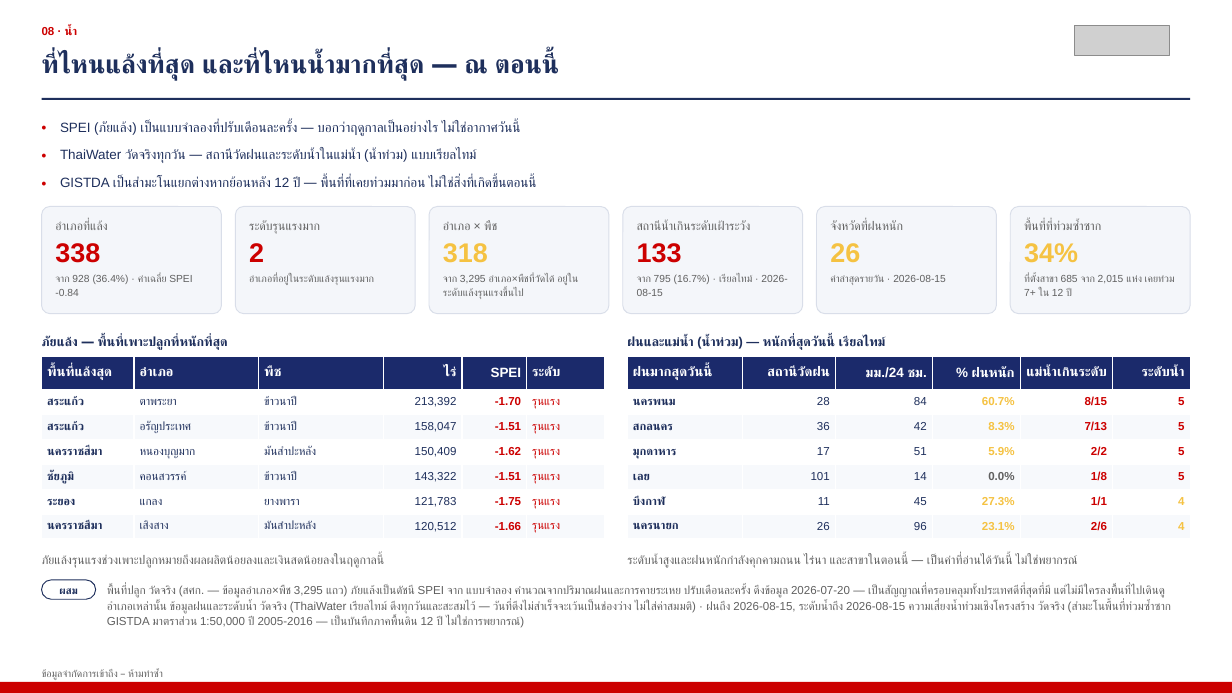
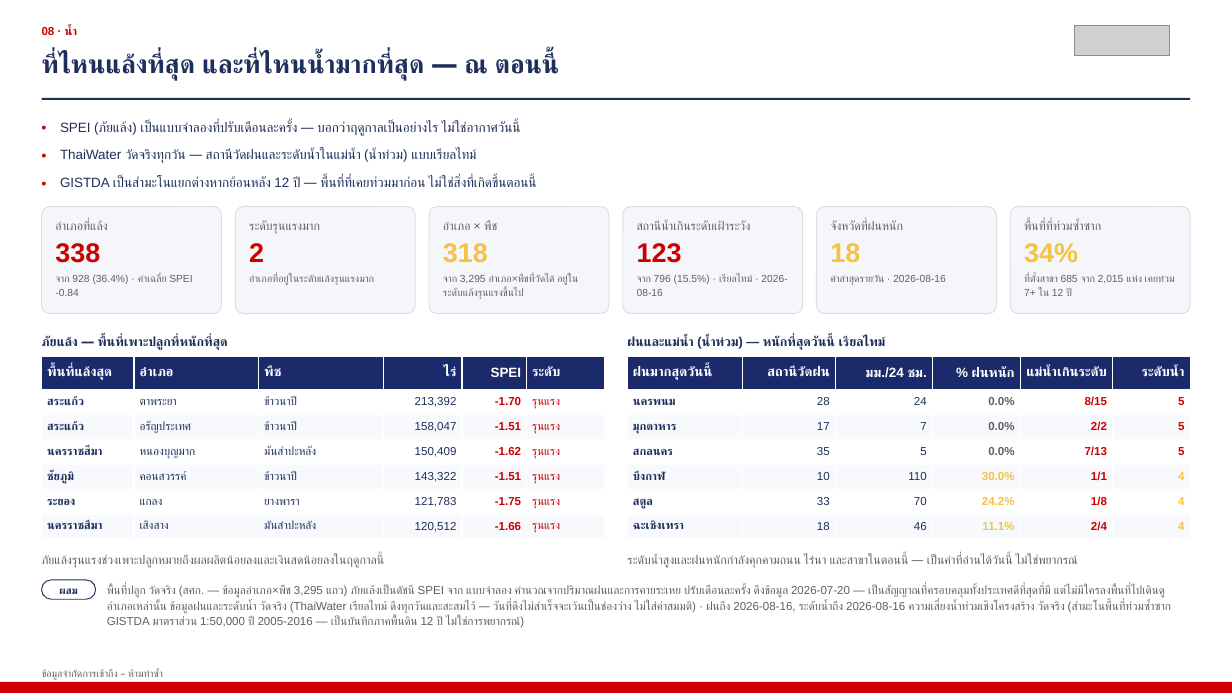
Before and after one commit to kaustavb2101/competitive-intel, a slide deck: slide 10 of docs/decks/mcom-2026-08-05-macro-TH.pptx. Drawn at 1232x693 pixels with LibreOffice and Linux fonts; fonts in the diff are those of the drawing; grey boxes stand for pictures. Boxes give left, top, right and bottom in pixels: in the first picture for what was removed or moved away, otherwise in the second. Text is boxed around its words. In the diff, an @@ line names an element or a change of style, - is before the commit and + after.

```diff
--- a/docs/decks/mcom-2026-08-05-macro-TH.pptx
+++ b/docs/decks/mcom-2026-08-05-macro-TH.pptx
@@ text at [637, 243, 682, 263]: text changed @@
-133
+123
@@ text at [830, 243, 860, 263]: text changed @@
-26
+18
@@ text at [637, 274, 787, 296]: text changed @@
-จาก 795 (16.7%) · เรียลไทม์ · 2026-08-15
+จาก 796 (15.5%) · เรียลไทม์ · 2026-08-16
@@ table at [628, 356, 1190, 539] @@
-row 2, column 3: 84
+row 2, column 3: 24
-row 2, column 4: 60.7%
+row 2, column 4: 0.0%
-row 3: สกลนคร | 36 | 42 | 8.3% | 7/13 | 5
+row 3: มุกดาหาร | 17 | 7 | 0.0% | 2/2 | 5
-row 4: มุกดาหาร | 17 | 51 | 5.9% | 2/2 | 5
+row 4: สกลนคร | 35 | 5 | 0.0% | 7/13 | 5
-row 5: เลย | 101 | 14 | 0.0% | 1/8 | 5
+row 5: บึงกาฬ | 10 | 110 | 30.0% | 1/1 | 4
-row 6: บึงกาฬ | 11 | 45 | 27.3% | 1/1 | 4
+row 6: สตูล | 33 | 70 | 24.2% | 1/8 | 4
-row 7: นครนายก | 26 | 96 | 23.1% | 2/6 | 4
+row 7: ฉะเชิงเทรา | 18 | 46 | 11.1% | 2/4 | 4
```
Also in this commit, not shown: 4 other slides changed, 1 other file.
